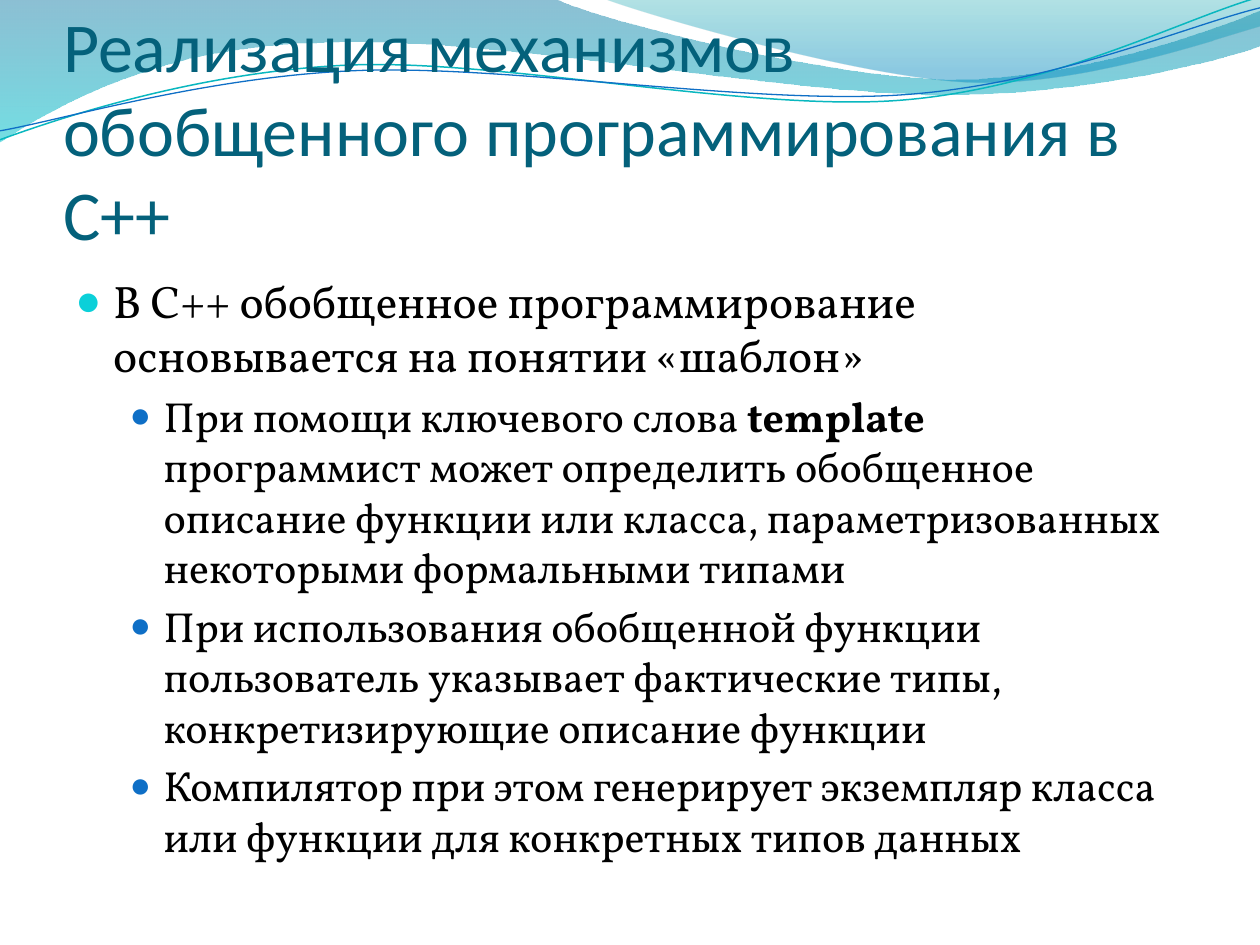
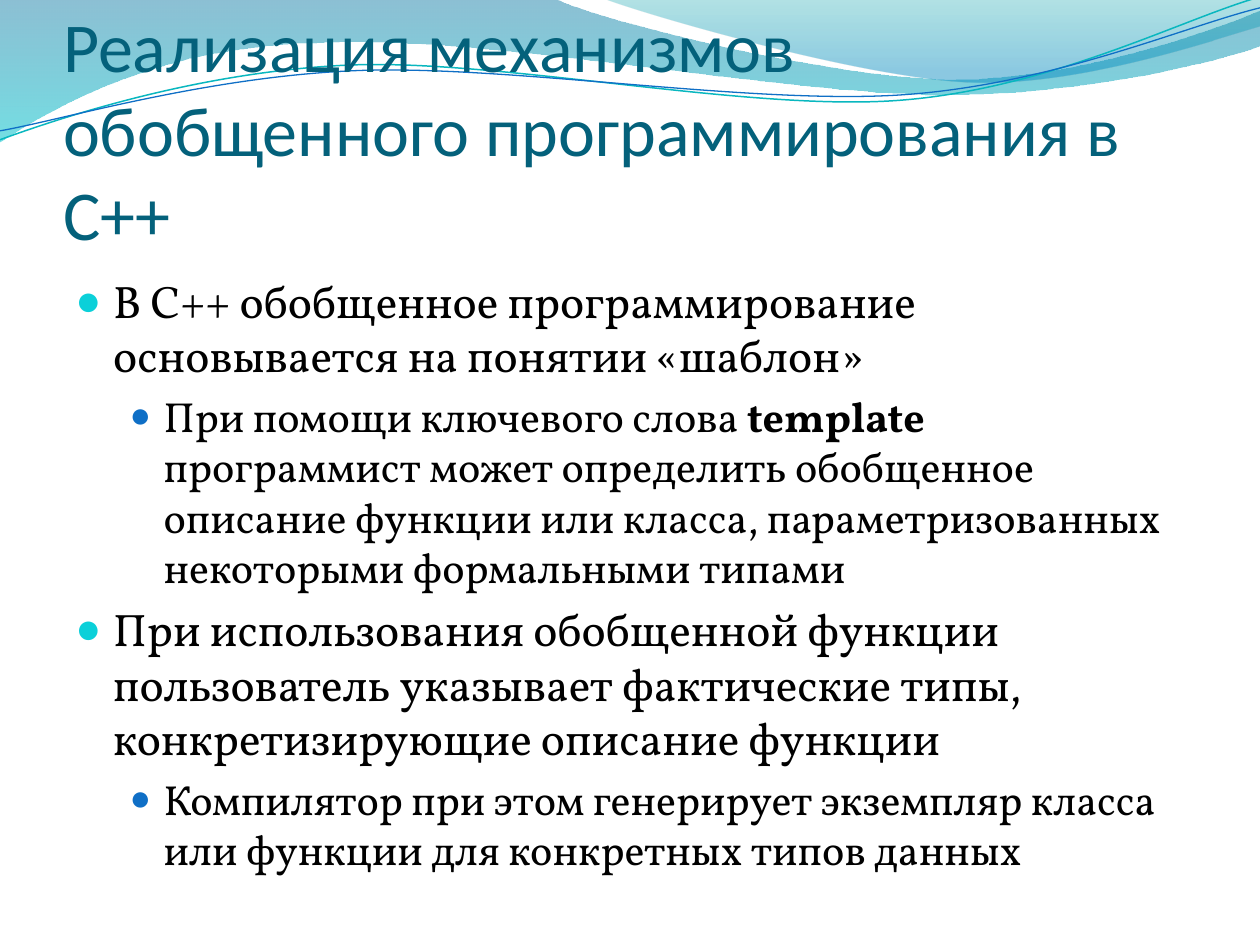
Before and after one commit to alexey-malov/oop, a slide deck: slide 5 of lectures/06/Обобщенное программирование, шаблоны.pptx. Drawn at 1260x945 pixels with LibreOffice and Linux fonts; fonts in the diff are those of the drawing; background and template pictures are left out. Boxes give left, top, right and bottom in pixels: in the first picture for what was removed or moved away, otherwise in the second. Text is boxed around its words. In the diff, an @@ line names an element or a change of style, - is before the commit and + after.

```diff
--- a/lectures/06/Обобщенное программирование, шаблоны.pptx
+++ b/lectures/06/Обобщенное программирование, шаблоны.pptx
@@ text at [113, 613, 1021, 767]: size 24 to 26 pt in "При использования обобщенной функции пользователь указывает  ..."; list level 2 to 1 in "При использования обобщенной функции пользователь ..."; bullet colour #0F6FC6 to #0BD0D9 @@
```
Also in this commit, not shown: 8 other slides changed, 8 other files.
